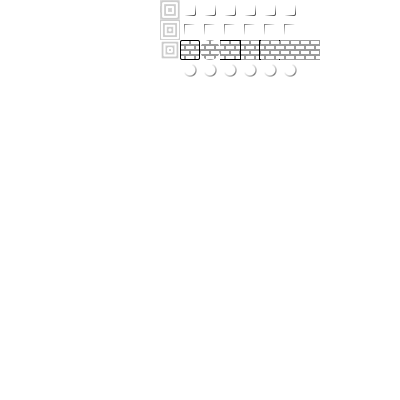
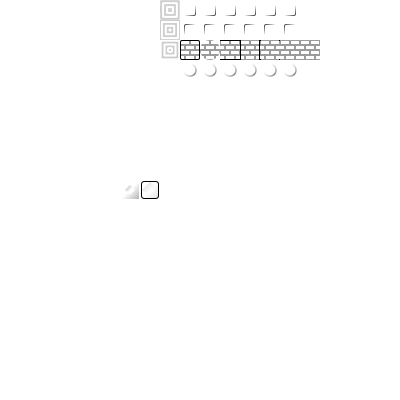
Before/after of a 400 × 400 layered artwork. What changed in the layer stack:
painted on "luminosity" over [122, 24, 295, 199]
